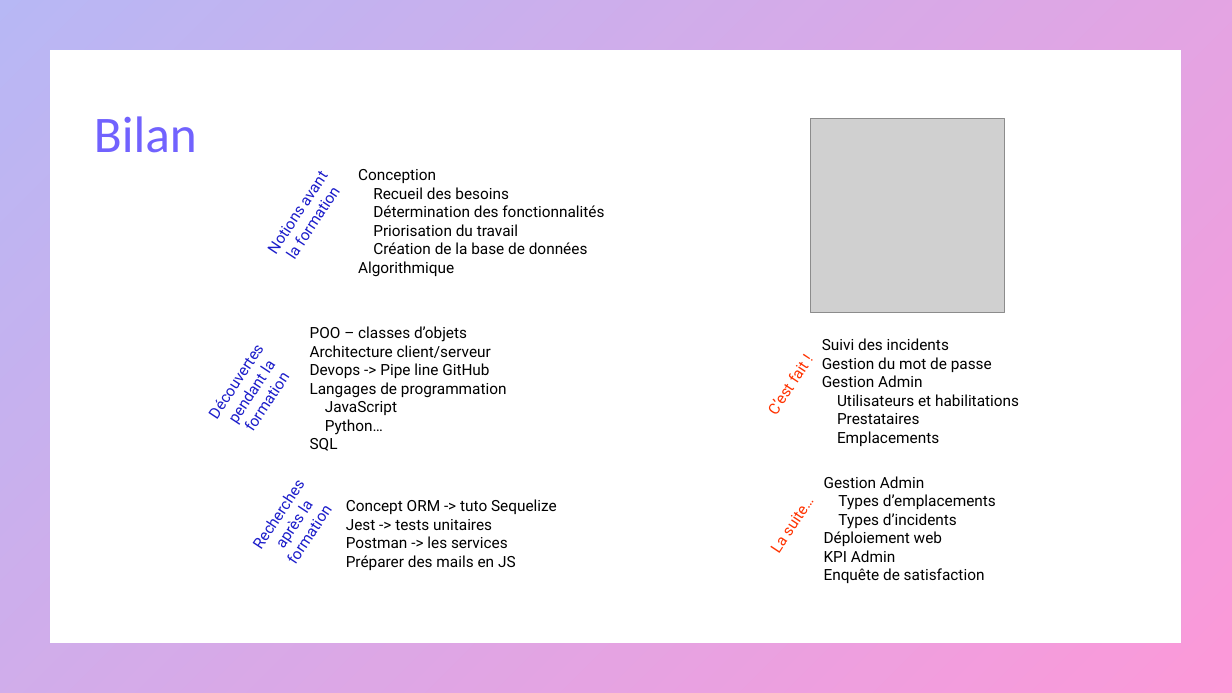
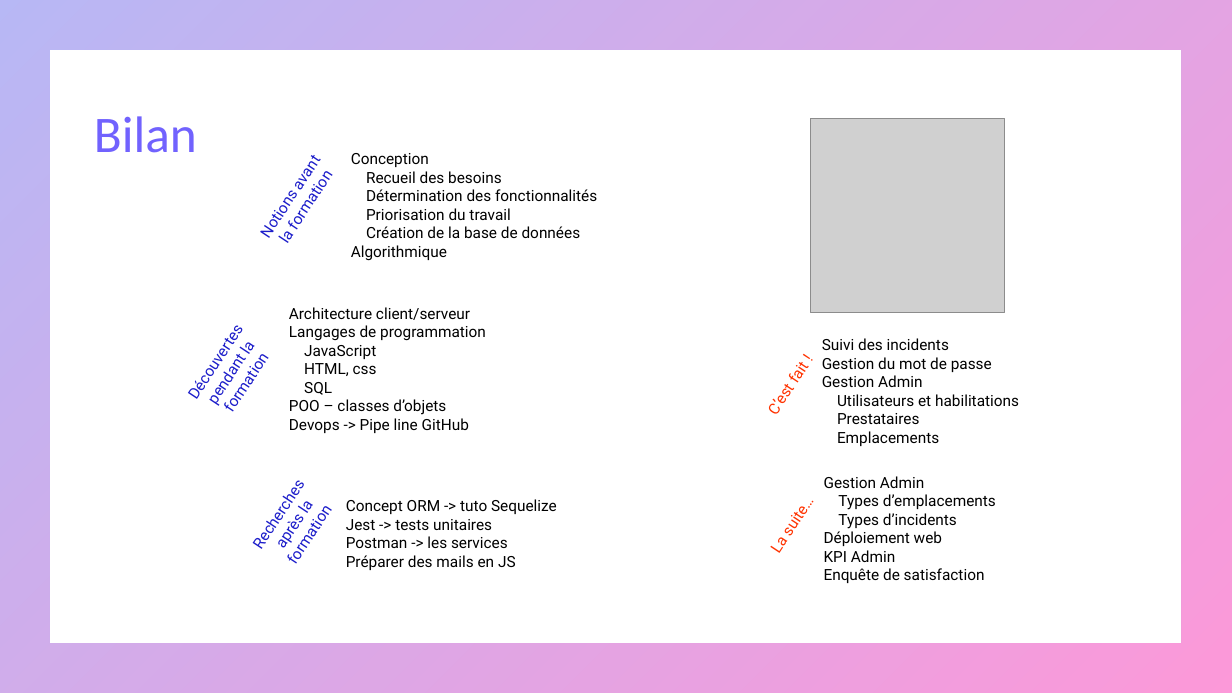
Before and after one commit to mapette/sos_immo_backend, a slide deck: slide 21 of doc/présentation V3.pptx (slide 20 before the commit). Drawn at 1232x693 pixels with LibreOffice and Linux fonts; fonts in the diff are those of the drawing; grey boxes stand for pictures. Boxes give left, top, right and bottom in pixels: in the first picture for what was removed or moved away, otherwise in the second. Text is boxed around its words. In the diff, an @@ line names an element or a change of style, - is before the commit and + after.

Commit message:
presentation

```diff
--- a/doc/présentation V3.pptx
+++ b/doc/présentation V3.pptx
@@ rectangle "Notions avant la formation": place and size @@
-rectangle "Notions avant la formation" at (252,153,358,282)
+rectangle "Notions avant la formation" at (244,137,351,266)
@@ text "Conception": place and size @@
-text "Conception" at (358,169,604,276)
+text "Conception" at (351,153,597,261)
@@ text "Découvertes pendant la formation": place and size @@
-text "Découvertes pendant la formation" at (253,366,275,375)
+text "Découvertes pendant la formation" at (232,346,254,355)
@@ text "Architecture client/serveur": place and size @@
-text "Architecture client/serveur" at (310,326,507,451)
+text "Architecture client/serveur" at (289,307,486,433)
@@ text at (310,326,467,342): paragraph removed @@
-POO – classes d’objets
@@ text at (304,363,377,376): text changed @@
-Python…
+HTML, css
@@ text at (310,363,489,378): paragraph removed @@
-Devops -> Pipe line GitHub
@@ text at (289,399,469,433): paragraphs added @@
+POO – classes d’objets
+Devops -> Pipe line GitHub
```
Also in this commit, not shown: 2 other slides changed, 1 slide added, 1 other file.
